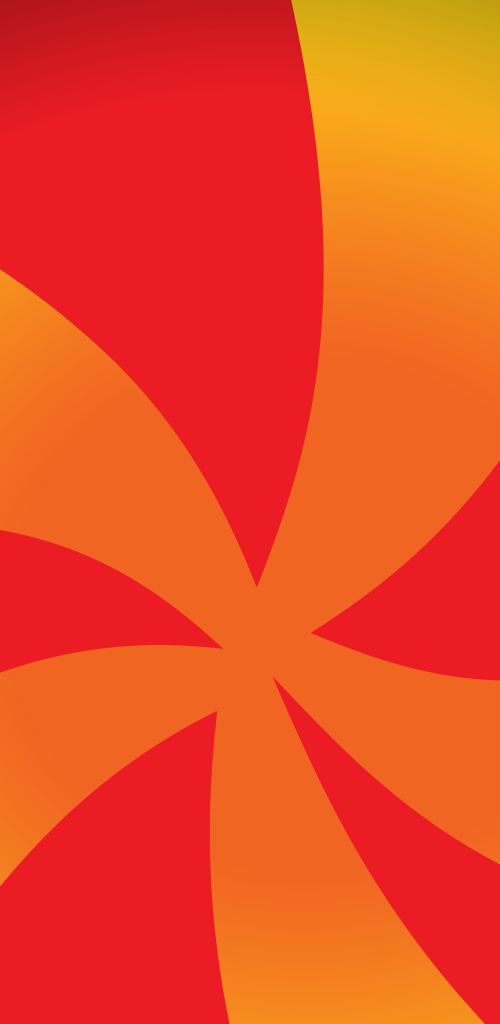
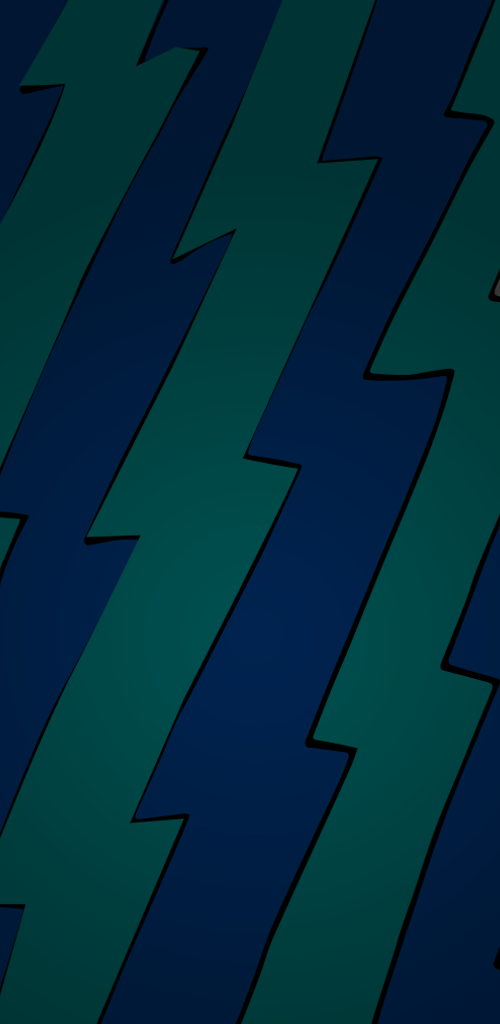
Layer changes from the first 500px x 1024px image to the second:
showed "Layer 1" over (x1=0, y1=0, x2=500, y2=1024)
added layer "Layer 3" (60%) above "Vector Smart Object3" over (x1=0, y1=0, x2=500, y2=1024)
added layer "Vector Smart Object3" above "Layer 2" over (x1=0, y1=0, x2=500, y2=1024)
added layer "Layer 2" above "Vector Smart Object" over (x1=0, y1=0, x2=500, y2=1024)
